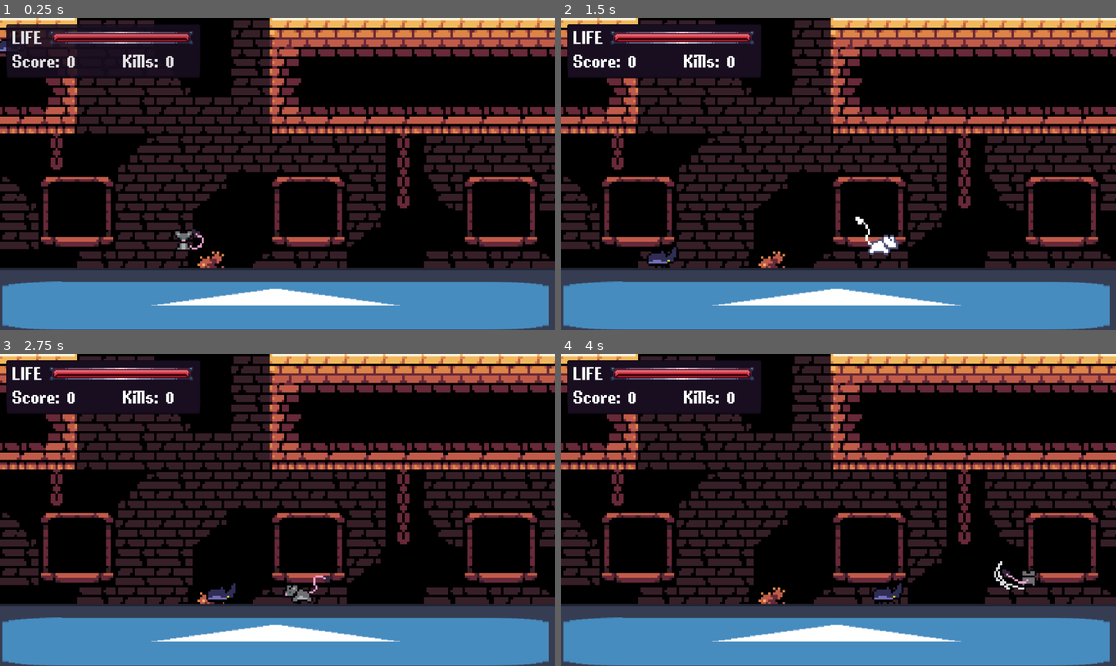
Above: before the commit, frames 1-4 (two rows, left to right).
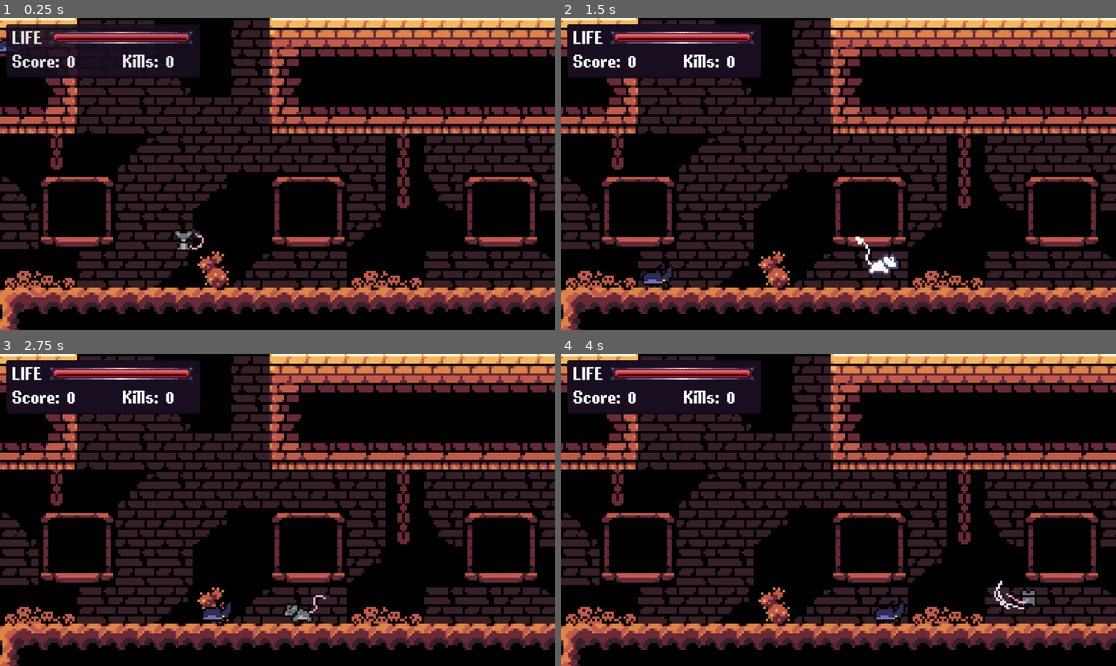
Above: after the commit, the same moments.

Repository: SamHam251/Tutle
Game: Godot game, scene res://scenes/game.tscn
The game is run twice, just before and just after one commit, with the same random seed, the same clock (stepped at 60 frames per second) and the same inputs. The engine's default icon, where the game draws it, is replaced by a stand-in: a white triangle on a blue panel in a dark square.
Inputs (mouse positions are in pixels of both pictures, inside the frame that each line leads up to):
- Up to frame 1 (0.25 s): no input
- Up to frame 2 (1.5 s): tap Enter (ui_accept) at 0.5, 0.77 s; move the mouse to (960, 158) at 0.52 s; hold Right (ui_right) from 0.53 s (still down); click (960, 158) at 0.6 s; move the mouse to (727, 189) at 1.27 s; right-click (727, 189) at 1.35 s
- Up to frame 3 (2.75 s): tap Enter (ui_accept) at 1.52 s; click (166, 525) at 1.55 s; move the mouse to (333, 441) at 2.02 s; release Right (ui_right) at 2.03 s; hold Left (ui_left) from 2.03 s (still down); click (333, 441) at 2.1 s
- Up to frame 4 (4 s): move the mouse to (810, 572) at 2.77 s; release Left (ui_left) at 2.78 s; hold Right (ui_right) from 2.78 s (still down); click (810, 572) at 2.85 s; tap Enter (ui_accept) at 3.02, 3.77 s; move the mouse to (1005, 556) at 3.52 s; right-click (1005, 556) at 3.6 s; click (1005, 556) at 3.8 s

The runs differ from the first frame. In frame 1, 20% of the frame differs, in the area x 0-100%, y 79-100%; in frame 2, 20%, in the area x 0-100%, y 63-100%; in frame 3, 20%; in frame 4, 20%.

Commit message:
SFX

Diff:
--- a/scenes/enemy_air.tscn
+++ b/scenes/enemy_air.tscn
@@ -100,6 +100,7 @@
 script = ExtResource("1_1wx6a")
 
 [node name="Sprite2D" type="Sprite2D" parent="." unique_id=1886328244]
+visible = false
 scale = Vector2(0.26562503, 0.1328125)
 texture = ExtResource("1_a7ewt")
 
--- a/scenes/game.tscn
+++ b/scenes/game.tscn
@@ -2,28 +2,14 @@
 
 [ext_resource type="Script" uid="uid://ds45tmuhy7nk3" path="res://scripts/global.gd" id="1_iywne"]
 [ext_resource type="PackedScene" uid="uid://c5uepl5ppwyrn" path="res://scenes/ui.tscn" id="1_lbhrr"]
-[ext_resource type="Texture2D" uid="uid://barq67eed08is" path="res://icon.svg" id="1_uwrxv"]
 [ext_resource type="PackedScene" uid="uid://cg2gacxnahyrm" path="res://scenes/background.tscn" id="2_u5sy4"]
 [ext_resource type="PackedScene" uid="uid://oy67rn0cumj3" path="res://scenes/player.tscn" id="2_yqjtg"]
 [ext_resource type="PackedScene" uid="uid://dyijppicet52a" path="res://scenes/wall.tscn" id="5_p57ef"]
 [ext_resource type="PackedScene" uid="uid://uvhygrcasvns" path="res://scenes/tilemap.tscn" id="6_p57ef"]
 
-[sub_resource type="RectangleShape2D" id="RectangleShape2D_cvvuu"]
-size = Vector2(1650, 152)
-
 [node name="Game" type="Node2D" unique_id=1783197433]
 script = ExtResource("1_iywne")
 
-[node name="Floor" type="StaticBody2D" parent="." unique_id=708615000]
-
-[node name="CollisionShape2D" type="CollisionShape2D" parent="Floor" unique_id=344124560]
-position = Vector2(572, 595)
-shape = SubResource("RectangleShape2D_cvvuu")
-
-[node name="Sprite2D" type="Sprite2D" parent="Floor/CollisionShape2D" unique_id=145422301]
-position = Vector2(-1.2636185e-05, -1.50203705e-05)
-scale = Vector2(12.890625, 1.1875)
-texture = ExtResource("1_uwrxv")
 [node name="Background" parent="." unique_id=542417220 instance=ExtResource("2_u5sy4")]
 
 [node name="Player" parent="." unique_id=592343652 instance=ExtResource("2_yqjtg")]
@@ -43,28 +29,6 @@
 position = Vector2(1160, -53)
 rotation = 1.5707964
 
-[node name="Floor" type="StaticBody2D" parent="." unique_id=708615000]
-
-[node name="CollisionShape2D" type="CollisionShape2D" parent="Floor" unique_id=344124560]
-position = Vector2(569, 654)
-shape = SubResource("RectangleShape2D_cvvuu")
-
-[node name="Sprite2D" type="Sprite2D" parent="Floor/CollisionShape2D" unique_id=145422301]
-position = Vector2(1.9999876, -1.0000153)
-scale = Vector2(12.890625, 1.1875)
-texture = ExtResource("1_uwrxv")
-
-[node name="Floor" type="StaticBody2D" parent="." unique_id=708615000]
-
-[node name="CollisionShape2D" type="CollisionShape2D" parent="Floor" unique_id=344124560]
-position = Vector2(572, 595)
-shape = SubResource("RectangleShape2D_cvvuu")
-
-[node name="Sprite2D" type="Sprite2D" parent="Floor/CollisionShape2D" unique_id=145422301]
-position = Vector2(-1.2636185e-05, -1.50203705e-05)
-scale = Vector2(12.890625, 1.1875)
-texture = ExtResource("1_uwrxv")
-
 [node name="UI" parent="." unique_id=835666112 instance=ExtResource("1_lbhrr")]
 
 [node name="Foreground" parent="." unique_id=1940212275 instance=ExtResource("6_p57ef")]
--- a/scenes/player.tscn
+++ b/scenes/player.tscn
@@ -7,6 +7,10 @@
 [ext_resource type="Texture2D" uid="uid://noon4ory0l1u" path="res://assets/sprites/PlayerSprites/running animation.png" id="5_ur7pv"]
 [ext_resource type="Texture2D" uid="uid://dkia36bj2eqds" path="res://assets/sprites/PlayerSprites/slashing animation.png" id="6_y4r1p"]
 [ext_resource type="Texture2D" uid="uid://xldws1u2snf3" path="res://assets/sprites/PlayerSprites/spinning animation.png" id="7_d2wvv"]
+[ext_resource type="AudioStream" uid="uid://s1yi4r6xcicw" path="res://assets/sounds/slash-1.mp3" id="8_smehm"]
+[ext_resource type="AudioStream" uid="uid://jpgfqu14alk0" path="res://assets/sounds/slash-2.mp3" id="9_ur7pv"]
+[ext_resource type="AudioStream" uid="uid://0ffms7g5axxk" path="res://assets/sounds/slash-3.mp3" id="10_y4r1p"]
+[ext_resource type="AudioStream" uid="uid://br47wlcxyv7lf" path="res://assets/sounds/slash-4.mp3" id="11_d2wvv"]
 
 [sub_resource type="AtlasTexture" id="AtlasTexture_3v2ag"]
 atlas = ExtResource("3_fjrip")
@@ -315,6 +319,18 @@
 [node name="SlashTimer" type="Timer" parent="." unique_id=525837217]
 wait_time = 0.3
 one_shot = true
+
+[node name="slash-miss" type="AudioStreamPlayer2D" parent="." unique_id=1988649415]
+stream = ExtResource("8_smehm")
+
+[node name="slash-hit-1" type="AudioStreamPlayer2D" parent="." unique_id=1930389527]
+stream = ExtResource("9_ur7pv")
+
+[node name="slash-hit-2" type="AudioStreamPlayer2D" parent="." unique_id=849998247]
+stream = ExtResource("10_y4r1p")
+
+[node name="slash-slam" type="AudioStreamPlayer2D" parent="." unique_id=1646381892]
+stream = ExtResource("11_d2wvv")
 
 [connection signal="area_entered" from="RightSlash" to="." method="right_slash"]
 [connection signal="area_entered" from="UpSlash" to="." method="up_slash"]
--- a/scripts/character_body_2d.gd
+++ b/scripts/character_body_2d.gd
@@ -17,6 +17,9 @@
 @onready var sprite: AnimatedSprite2D = $AnimatedSprite2D
 
 @onready var Hurtbox = $Hurtbox
+@onready var Slash_Miss_SFX = $"slash-miss"
+@onready var Slash_SFX = [$"slash-hit-1"]
+@onready var Slam_SFX = $"slash-slam"
 
 # Knockback constants and also iframes i guess
 const KNOCKBACK = Vector2(-200, -150)  # sets your velocity to this when you take damage. sign of x-value depends on the hit direction.
@@ -86,8 +89,10 @@
 			if not is_on_floor():
 				start_downslam()
 			$SlashTimer.start()
-			await sprite.animation_finished
-			is_attacking = false
+			Slam_SFX.play()
+			await sprite.animation_finished
+			is_attacking = false
+
 		# elif facing.y > 0:
 				# print("Slashed left")
 			'''sprite.flip_h = true
@@ -103,6 +108,7 @@
 			slashable = false
 			$UpSlash.monitoring = true
 			$SlashTimer.start()
+			Slash_Miss_SFX.play()
 			await sprite.animation_finished
 			is_attacking = false
 		elif facing.x > 0:
@@ -112,6 +118,7 @@
 			slashable = false
 			$RightSlash.monitoring = true
 			$SlashTimer.start()
+			Slash_Miss_SFX.play()
 			await sprite.animation_finished
 			is_attacking = false
 		elif facing.x < 0:
@@ -121,6 +128,7 @@
 			slashable = false
 			$LeftSlash.monitoring = true
 			$SlashTimer.start()
+			Slash_Miss_SFX.play()
 			await sprite.animation_finished
 			is_attacking = false
 	#parry
@@ -181,6 +189,7 @@
 func slash_attack(enemy, direction: Vector2):
 	if enemy is Enemy:
 		Global.landed_attack(not (enemy.is_on_floor() and self.is_on_floor()))
+		Slash_SFX.pick_random().play()
 
 		# knockback modifiers (both)
 		if direction.y == 0 and not (enemy.is_on_floor() or self.is_on_floor()):
Not shown, added: assets/sounds/slash-1.mp3.import
Not shown, added: assets/sounds/slash-2.mp3.import
Not shown, added: assets/sounds/slash-3.mp3.import
Not shown, added: assets/sounds/slash-4.mp3.import
Not shown, added: assets/sounds/slash-1.mp3
Not shown, added: assets/sounds/slash-2.mp3
Not shown, added: assets/sounds/slash-3.mp3
Not shown, added: assets/sounds/slash-4.mp3
